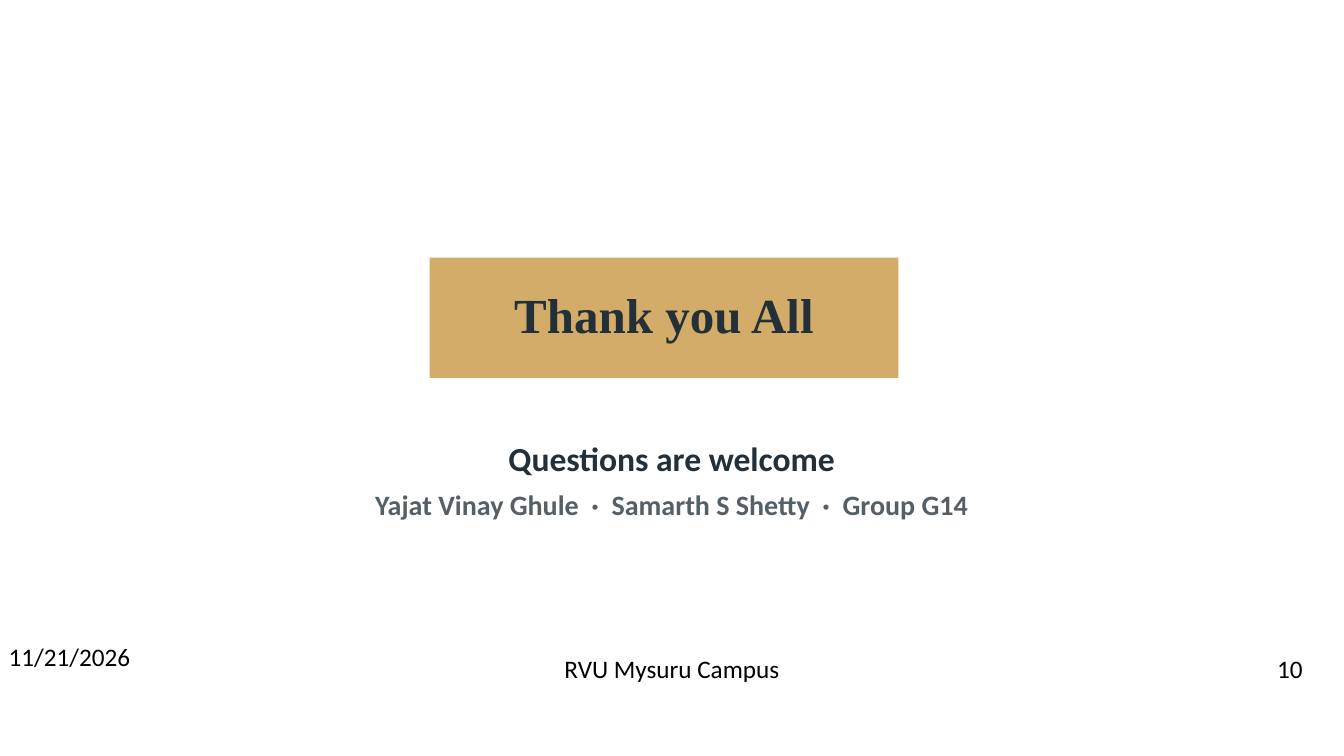
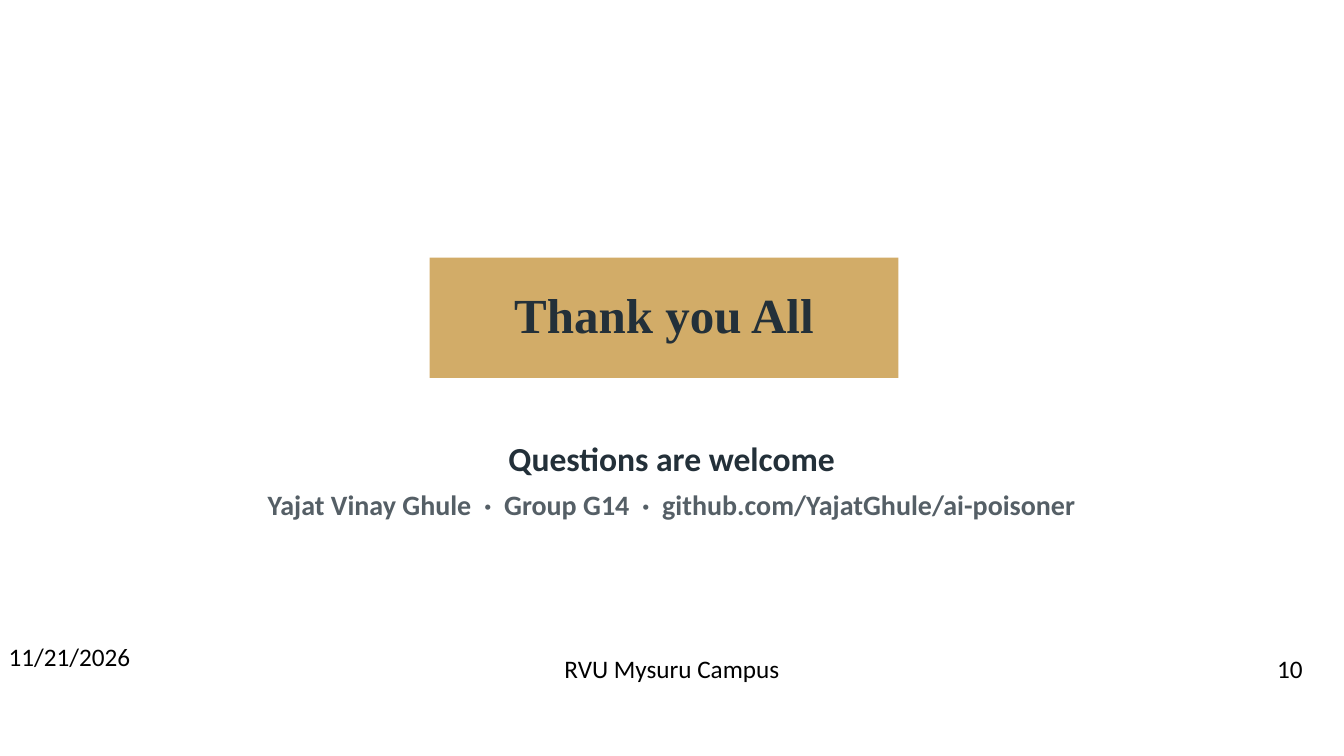
Before and after one commit to YajatGhule/ai-poisoner, a slide deck: slide 10 of sidt/SIDT_Jury_Deck_G14.pptx. Drawn at 1344x756 pixels with LibreOffice and Linux fonts; fonts in the diff are those of the drawing. Boxes give left, top, right and bottom in pixels: in the first picture for what was removed or moved away, otherwise in the second. Text is boxed around its words. In the diff, an @@ line names an element or a change of style, - is before the commit and + after.

```diff
--- a/sidt/SIDT_Jury_Deck_G14.pptx
+++ b/sidt/SIDT_Jury_Deck_G14.pptx
@@ text at (x1=268, y1=495, x2=1075, y2=520): text changed @@
-Yajat Vinay Ghule · Samarth S Shetty · Group G14
+Yajat Vinay Ghule · Group G14 · github.com/YajatGhule/ai-poisoner
```
Also in this commit, not shown: 8 other slides changed, 1 slide added, 1 slide removed, 8 other files.
